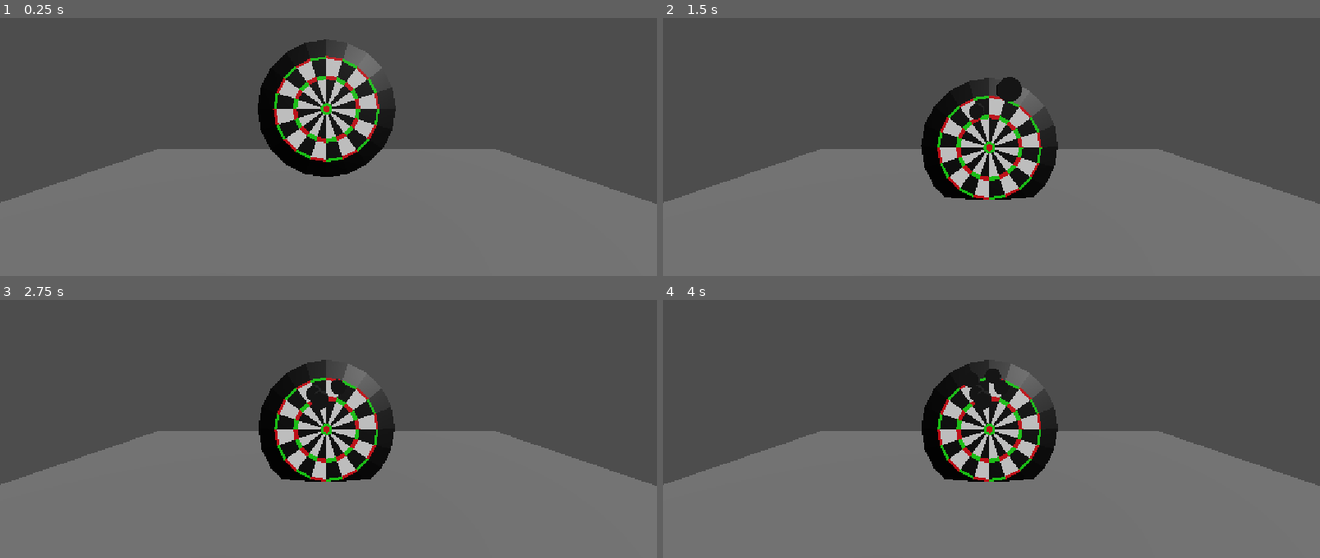
Above: before the commit, frames 1-4 (two rows, left to right).
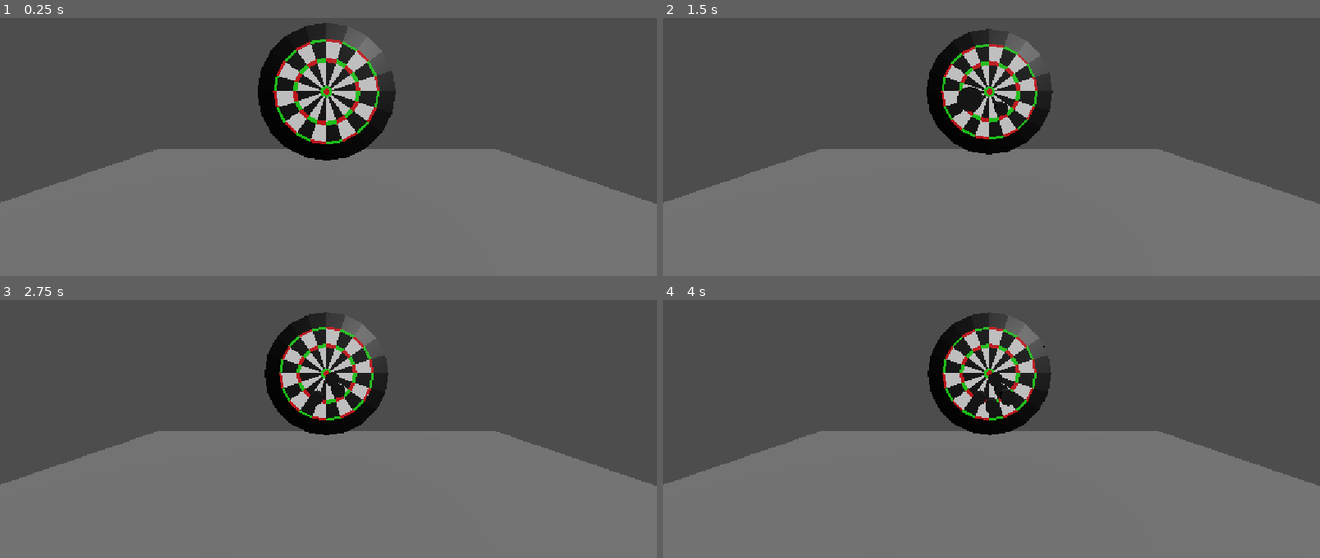
Above: after the commit, the same moments.

Repository: nugamestudioclub/dartuna
Game: Godot game, scene res://scenes/marco_dev_scene.tscn
Same seed, same stepped clock (60 frames per second), same inputs: the game is played once before the commit and once after it.
Inputs (mouse positions are in pixels of both pictures, inside the frame that each line leads up to):
- Up to frame 1 (0.25 s): no input
- Up to frame 2 (1.5 s): move the mouse to (1136, 72) at 0.52 s; click (1136, 72) at 0.67 s; tap Enter at 1.25 s; move the mouse to (860, 110) at 1.27 s; click (860, 110) at 1.42 s
- Up to frame 3 (2.75 s): tap Space at 2 s; move the mouse to (outside the picture) at 2.02 s; click (outside the picture) at 2.17 s
- Up to frame 4 (4 s): tap Enter at 2.75 s; move the mouse to (958, 447) at 2.77 s; click (958, 447) at 2.92 s; tap Space at 3.5 s; move the mouse to (1188, 429) at 3.52 s; click (1188, 429) at 3.67 s

The runs differ from the first frame. In frame 1, 6.6% of the frame differs, in the area x 39-61%, y 1-62%; in frame 2, 9.5%, in the area x 39-61%, y 4-71%; in frame 3, 9.4%; in frame 4, 9.3%.

Commit message:
working dart throws

Diff:
--- a/scenes/marco_dev_scene.tscn
+++ b/scenes/marco_dev_scene.tscn
@@ -10,6 +10,8 @@
 [node name="MarcoDevScene" type="Node3D" unique_id=374469153]
 
 [node name="Dartboard - RigidBody3D" parent="." unique_id=1711958480 instance=ExtResource("1_r6vnx")]
+axis_lock_linear_y = true
+axis_lock_angular_y = true
 
 [node name="Camera3D" type="Camera3D" parent="." unique_id=977305428]
 transform = Transform3D(0.007884616, 0, 0.99996895, 0, 1, 0, -0.99996895, 0, 0.007884616, 4.720353, 0, 0)
--- a/scripts/dart_launch.gd
+++ b/scripts/dart_launch.gd
@@ -15,7 +15,7 @@
 	if event is InputEventMouseButton and event.is_pressed() and event.button_index == MOUSE_BUTTON_LEFT:
 		print("CLICKED");
 		var mouse_pos: Vector2 = get_viewport().get_mouse_position() / get_viewport().get_visible_rect().size
-		var off = Vector3(2,0.5-mouse_pos.y, 0.5-mouse_pos.x)
+		var off = Vector3(2,mouse_pos.y-0.5, mouse_pos.x-0.5)
 
 
 		fire_bullet(off);
